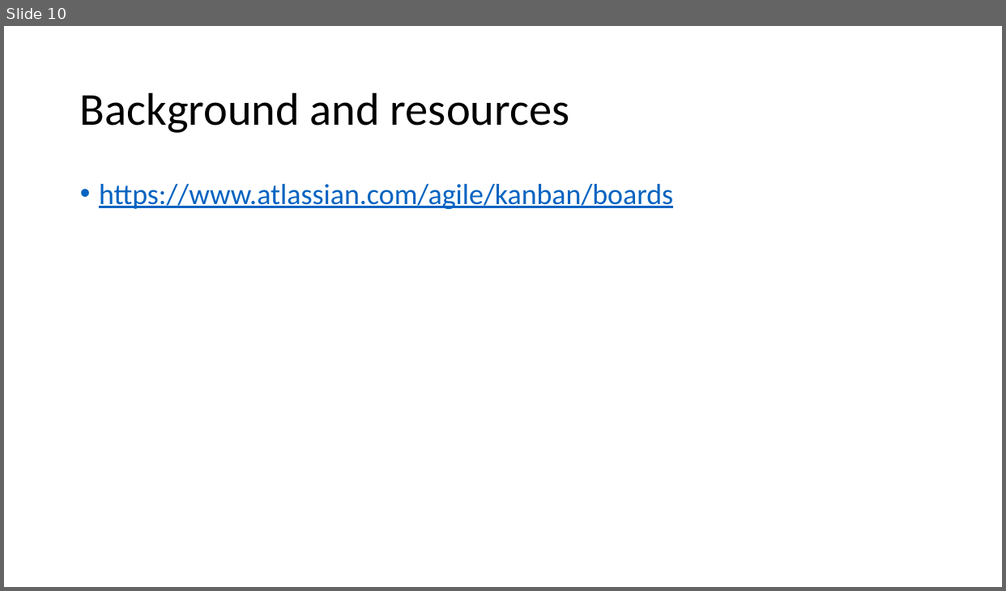
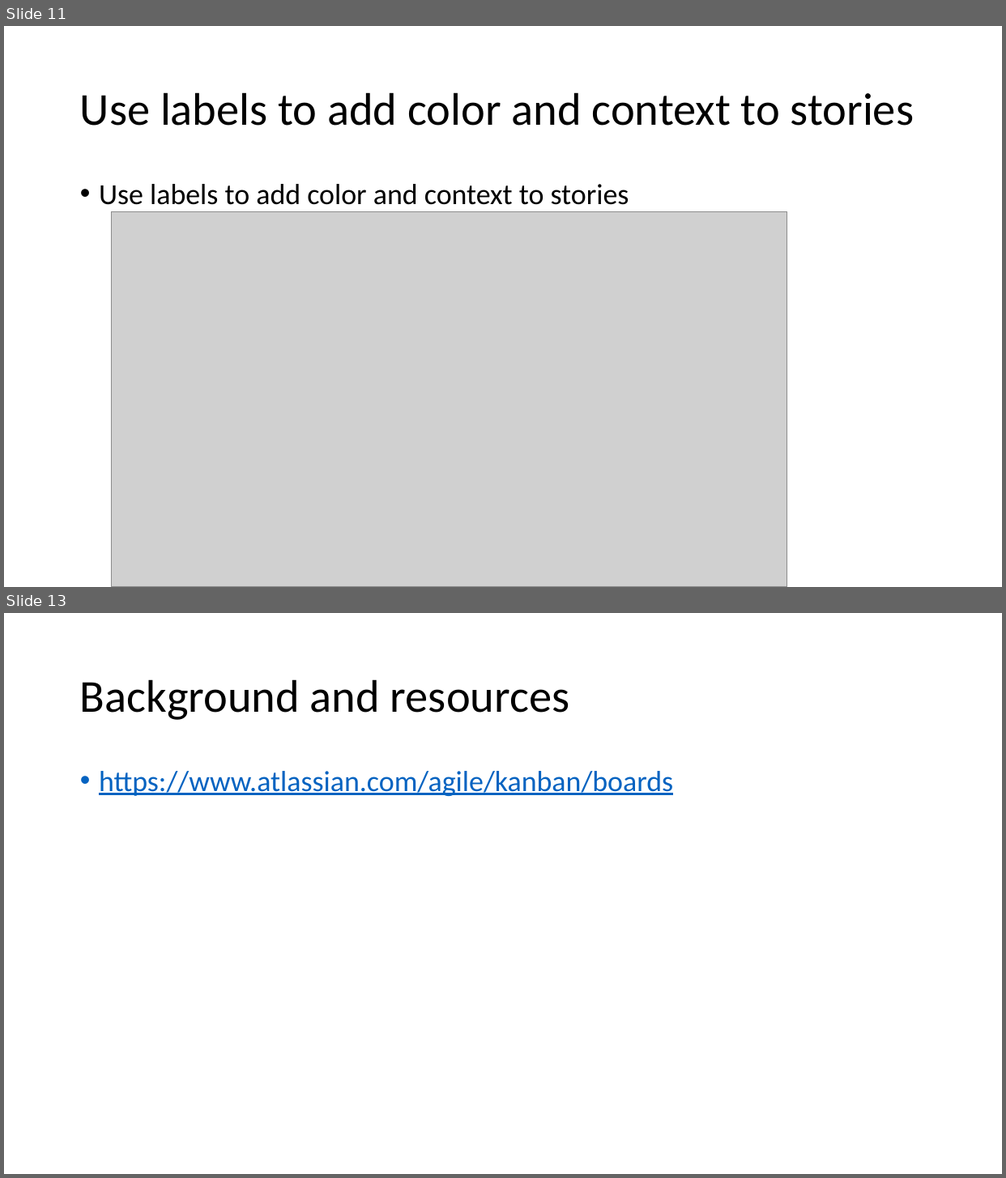
Before and after one commit to mschray/IPro497Sample, a slide deck: Course Content/What is Kanban (101).pptx. Shown one above the other, each under a label of ours: slide 10 before the commit, slides 11 and 13 after it; the slides between them are not shown. The pictures are 1006x591 and 1006x1178 pixels, drawn with LibreOffice and Linux fonts; fonts in the diff are those of the drawing; grey boxes stand for pictures. Boxes give left, top, right and bottom in pixels: in the first picture for what was removed or moved away, otherwise in the second. Text is boxed around its words. In the diff, an @@ line names an element or a change of style, - is before the commit and + after.

```diff
--- a/Course Content/What is Kanban (101).pptx
+++ b/Course Content/What is Kanban (101).pptx
@@ slide 11 added at bbox=[4, 26, 1002, 587], background #FFFFFF @@
@@ title added at bbox=[80, 92, 914, 126], 44 pt, text #000000 @@
+Use labels to add color and context to stories
@@ text added at bbox=[99, 184, 629, 205], 28 pt, text #000000 @@
+• Use labels to add color and context to stories
@@ picture added at bbox=[111, 211, 787, 587] @@
@@ what was slide 10 is now slide 13 @@
```
Also in this commit, not shown: 2 other slides added.
